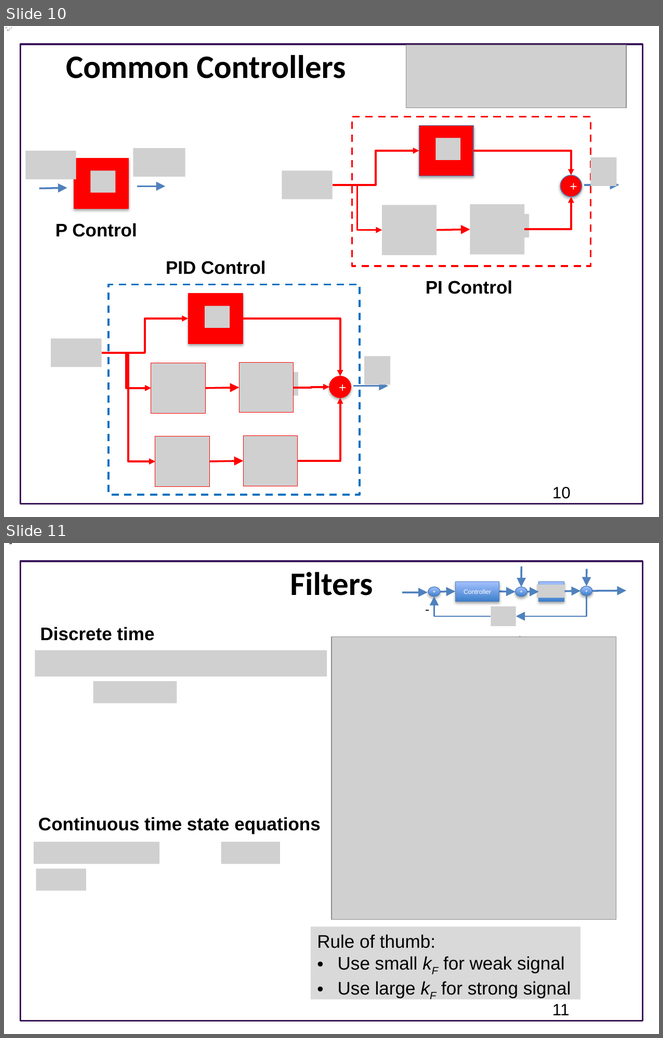
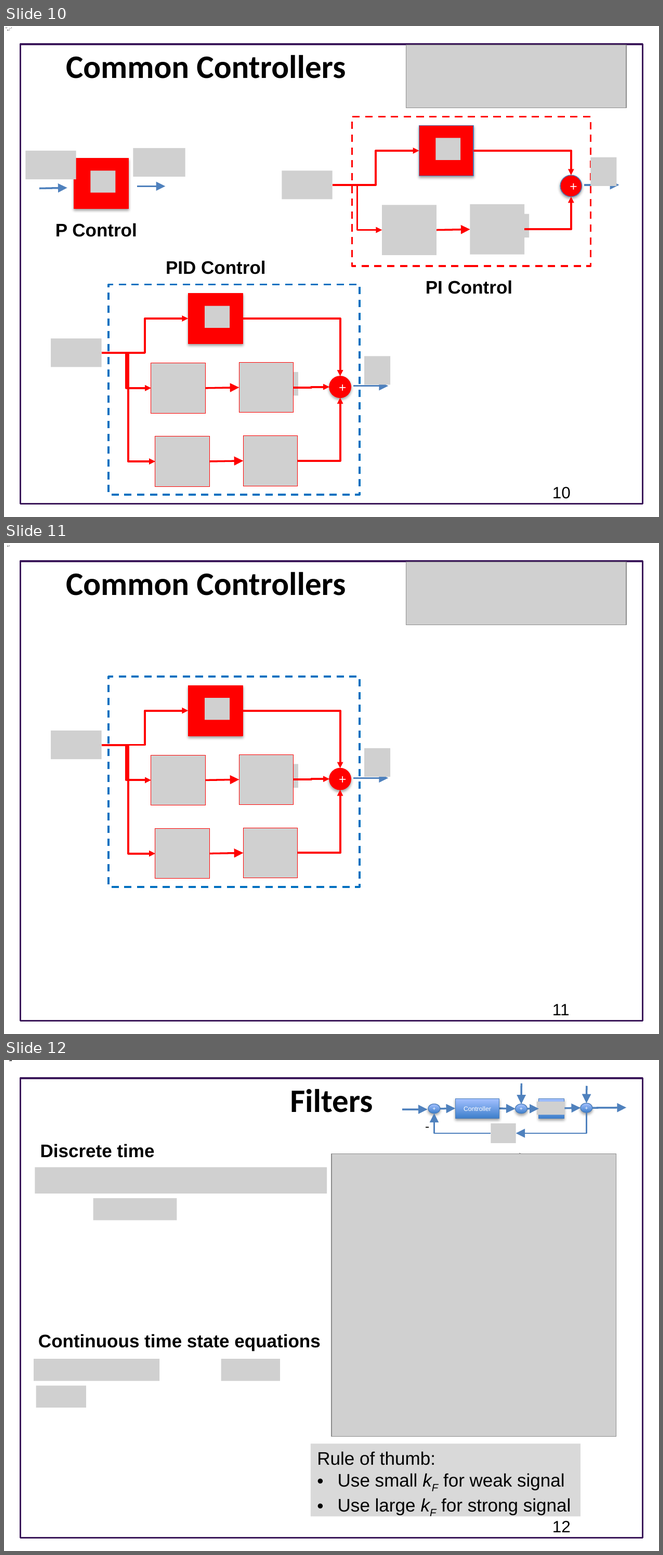
Before and after one commit to joseph-hellerstein/advanced-controls-lectures, a slide deck: lectures/lecture_02-elements-of-closed-loop-systems/elements_of_closed_loop_systems.pptx. Shown one above the other, each under a label of ours: slides 10 and 11 before the commit, slides 10, 11 and 12 after it. The pictures are 663x1038 and 663x1555 pixels, drawn with LibreOffice and Linux fonts; fonts in the diff are those of the drawing; grey boxes stand for pictures; background and template pictures are left out. Boxes give left, top, right and bottom in pixels: in the first picture for what was removed or moved away, otherwise in the second. Text is boxed around its words. In the diff, an @@ line names an element or a change of style, - is before the commit and + after.

```diff
--- a/lectures/lecture_02-elements-of-closed-loop-systems/elements_of_closed_loop_systems.pptx
+++ b/lectures/lecture_02-elements-of-closed-loop-systems/elements_of_closed_loop_systems.pptx
@@ slide 11 added at (x1=4, y1=543, x2=659, y2=1034), background #FFFFFF; not listed: 1 template element that a slide beside it also shows @@
@@ title added at (x1=66, y1=572, x2=346, y2=596), 36 pt, text #000000, bold @@
+Common Controllers
@@ picture added at (x1=406, y1=562, x2=626, y2=625) @@
@@ rectangle added at (x1=109, y1=677, x2=360, y2=887), outline #0070C0 2 pt dashed @@
@@ rectangle added at (x1=188, y1=686, x2=243, y2=736), fill #FF0000, outline #FF0000 0.75 pt @@
@@ picture added at (x1=205, y1=698, x2=229, y2=720) @@
@@ elbow arrow added from (102, 745) to (188, 711), #FF0000 2.25 pt @@
@@ elbow arrow added from (243, 711) to (340, 768), #FF0000 2.25 pt @@
@@ picture added at (x1=51, y1=730, x2=102, y2=759) @@
@@ elbow arrow added from (102, 745) to (152, 780), #FF0000 2.25 pt @@
@@ elbow arrow added from (102, 745) to (155, 853), #FF0000 2.25 pt @@
@@ picture added at (x1=152, y1=755, x2=206, y2=806) @@
@@ picture added at (x1=239, y1=755, x2=294, y2=805) @@
@@ picture added at (x1=364, y1=748, x2=390, y2=777) @@
@@ picture added at (x1=273, y1=765, x2=298, y2=788) @@
@@ ellipse added at (x1=330, y1=768, x2=351, y2=790), fill #FF0000, outline #FF0000 0.75 pt, 14 pt, text #FFFFFF @@
++
@@ arrow added from (206, 780) to (239, 780), #FF0000 2 pt @@
@@ elbow arrow added from (294, 780) to (330, 780), #FF0000 2.25 pt @@
@@ elbow arrow added from (297, 853) to (340, 790), #FF0000 2.25 pt @@
@@ arrow added from (354, 778) to (389, 778), #4F81BD 2 pt @@
@@ picture added at (x1=155, y1=828, x2=210, y2=879) @@
@@ picture added at (x1=243, y1=828, x2=297, y2=878) @@
@@ arrow added from (210, 853) to (243, 853), #FF0000 2 pt @@
@@ page number added at (x1=553, y1=1004, x2=570, y2=1016), 18 pt, text #000000 @@
+11
@@ what was slide 11 is now slide 12 @@
@@ page number at (x1=553, y1=1521, x2=571, y2=1533): text changed @@
-11
+12
```
Also in this commit, not shown: 3 other files.
